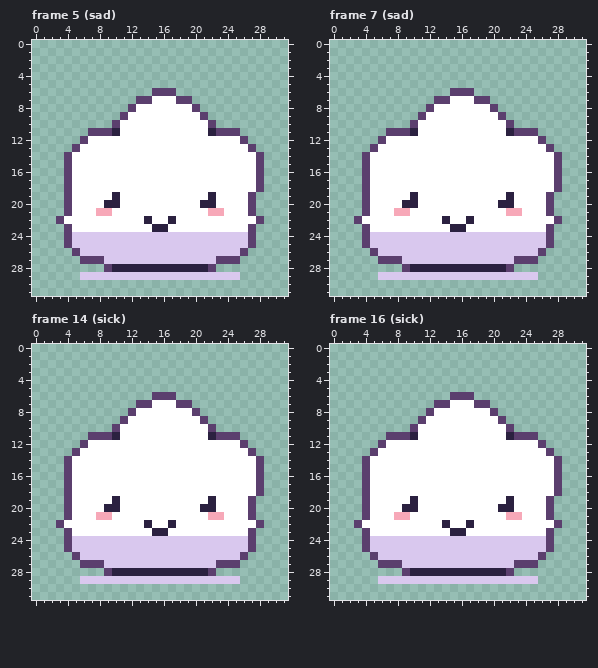
A pixel-art file gets an edit: art/characters/starry/cloudlet.aseprite. Above: the version before the commit.
32x32 pixels, 28 frames. Shown: frame 5 (sad), frame 7 (sad), frame 14 (sick), frame 16 (sick). The commit also changed other frames, which this record leaves out.
New version:
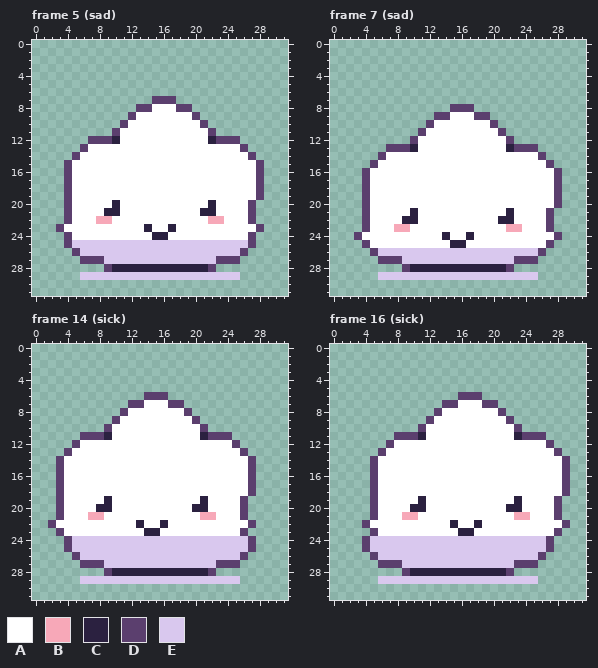
Palette (. is transparent): A #ffffff  B #f7a8b8  C #2b2140  D #5b3f6e  E #d9c8ee
The exact change:
Changed rows in their new state; - is an unchanged pixel.
Frame 5 (sad), layers "face", "pet":
first column x 4:
 6 -----------...-----------
 7 ---------..DDD..---------
 8 --------.DD---DD.--------
 9 -------.D-------D.-------
10 ------.D---------D.------
11 ---...D-----------D...---
12 --.DDDC-----------CDDD.--
13 -.D-------------------D.-
14 .D---------------------D.
first column x 3:
19 -------A-----------A----AD
20 ------A-----------A-------
21 -----ACC----------CCA-----
22 .D---BB----A--A----BB---D.
23 DA---------CAAC---------AD
24 --AAAAAAAAAACCAAAAAAAAAA--
Frame 7 (sad), layers "face", "pet":
first column x 4:
 6 -----------...-----------
 7 ---------.......---------
 8 --------...DDD...--------
 9 -------..DD---DD..-------
10 ------..D-------D..------
11 ---....D---------D....---
12 --....D-----------D....--
13 -..DDDC-----------CDDD..-
14 ..D-------------------D..
15 .D---------------------D.
first column x 3:
19 -------A-----------A----AD
20 ------AA----------AA----AD
21 -----AAC-----------CA-----
22 .D----CC---A--A---CC----D.
23 -----BB-----AA-----BB-----
24 DAAAAAAAAAACAACAAAAAAAAAAD
25 --AAAAAAAAAACCAAAAAAAAAA--
Frame 14 (sick), layers "face", "pet":
first column x 2:
 6 ------------D--.-----------
 7 ----------D-A--D-.---------
 8 ---------DA------D.--------
 9 --------DA--------D.-------
10 -------DA----------D.------
11 ----D--CA----------CD--.---
12 ---DA------------------D.--
13 --DA--------------------D.-
14 -DA----------------------D.
15 -DA----------------------D.
16 -DA----------------------D.
17 -DA----------------------D.
18 -DA----------------------D.
19 -DA----CA----------CA---D.-
20 -DA---C-A---------C-A---D.-
21 -DA--B-A-----------B-A--D.-
22 DA---------CA-CA---------D.
23 -DA---------C-A---------D.-
Frame 16 (sick), layers "face", "pet":
first column x 3:
 6 ------------.--D-----------
 7 ----------.-D--A-D---------
 8 ---------.D------AD--------
 9 --------.D--------AD-------
10 -------.D----------AD------
11 ----.--DC----------AC--D---
12 ---.D------------------AD--
13 --.D--------------------AD-
14 -.D----------------------AD
15 -.D----------------------AD
16 -.D----------------------AD
17 -.D----------------------AD
18 -.D----------------------AD
19 -.D----AC----------AC---AD-
20 -.D---A-C---------A-C---AD-
21 -.D--A-B-----------A-B--AD-
22 .D---------AC-AC---------AD
23 -.D---------A-C---------AD-
Where, in picture pixels (left, top, right, bottom), the same in both pictures:
changed: (64, 88, 264, 160)
changed: (56, 192, 264, 240)
changed: (354, 88, 562, 248)
changed: (48, 392, 264, 536)
changed: (354, 392, 570, 536)
